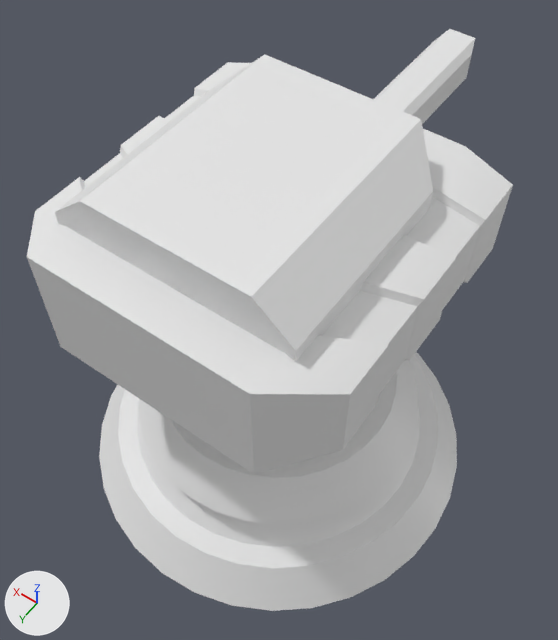
The FBX model Assets/Sandbox/Emile/Models/Tourelle_MitrailleV3.fbx, before and after one commit.
One viewpoint serves both versions: a camera (50 mm lens) standing at (-1.28, 1.79, 3.82) and looking at (0.08, -0.11, 0.83). Every picture has the same lights, and +X, +Y and +Z are marked at lower left. Where no turn or scale is listed for an object, it has been applied to the vertices.

The first picture shows 'Canon', 'Canon_Lumières', 'Stand', 'Stand_lumières'.
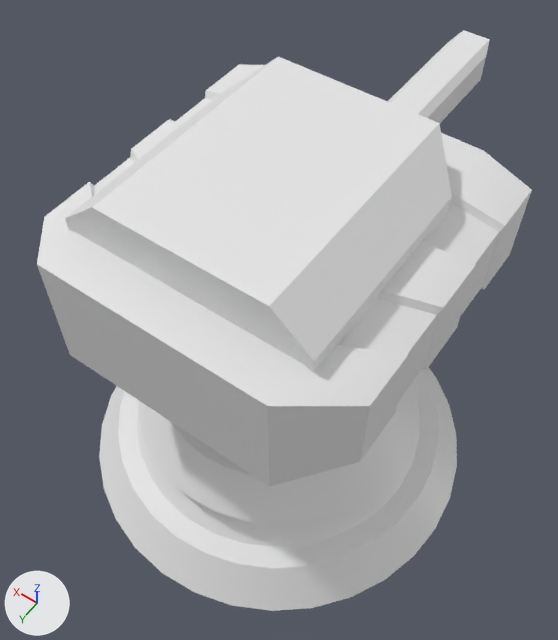
Where the newer file only moved an object's origin or applied its transform, the numbers keep the older frame.

Patch to the scene script:
```diff
--- a/Assets/Sandbox/Emile/Models/Tourelle_MitrailleV3.fbx.py
+++ b/Assets/Sandbox/Emile/Models/Tourelle_MitrailleV3.fbx.py
@@ me_cube_003 @@
 me_cube_003.from_pydata(...)  # 116 vertices, 192 faces; spans x -0.66..0.84, y -1.79..0.75, z -0.46..0.5
 # used by ob_canon; location = (0.0, 0.0, 1.424)
+# me_cube_003 part 1: the whole mesh is moved by (-0.08, 0.02, 1.46)
@@ me_cube_004 @@
 me_cube_004.from_pydata(...)  # 36 vertices, 28 faces; spans x -0.74..0.74, y -0.39..0.505, z -0.276..0.25
 # used by ob_canon_lumières; location = (0.086, -0.086, 1.474)
+# me_cube_004 part 2: the whole mesh is moved by (0.001, -0.066, 1.507)
@@ ob_canon @@
 ob_canon = bpy.data.objects.new('Canon', me_cube_003)
-ob_canon.location = (0.0, 0.0, 1.424)
+ob_canon.location = (0.0, 0.0, 0.0)
@@ ob_canon_lumières @@
 ob_canon_lumières = bpy.data.objects.new('Canon_Lumières', me_cube_004)
-ob_canon_lumières.location = (0.086, -0.086, 1.474)
+ob_canon_lumières.location = (0.0, 0.0, 0.0)
```

Location of each change, (x1, y1, x2, y2) in pixels of the pictures (558 x 640 px):
'Canon', moved: before (27, 29, 513, 474); after (37, 30, 532, 487)
'Canon_Lumières', moved: before (84, 95, 480, 393); after (94, 98, 499, 402)
